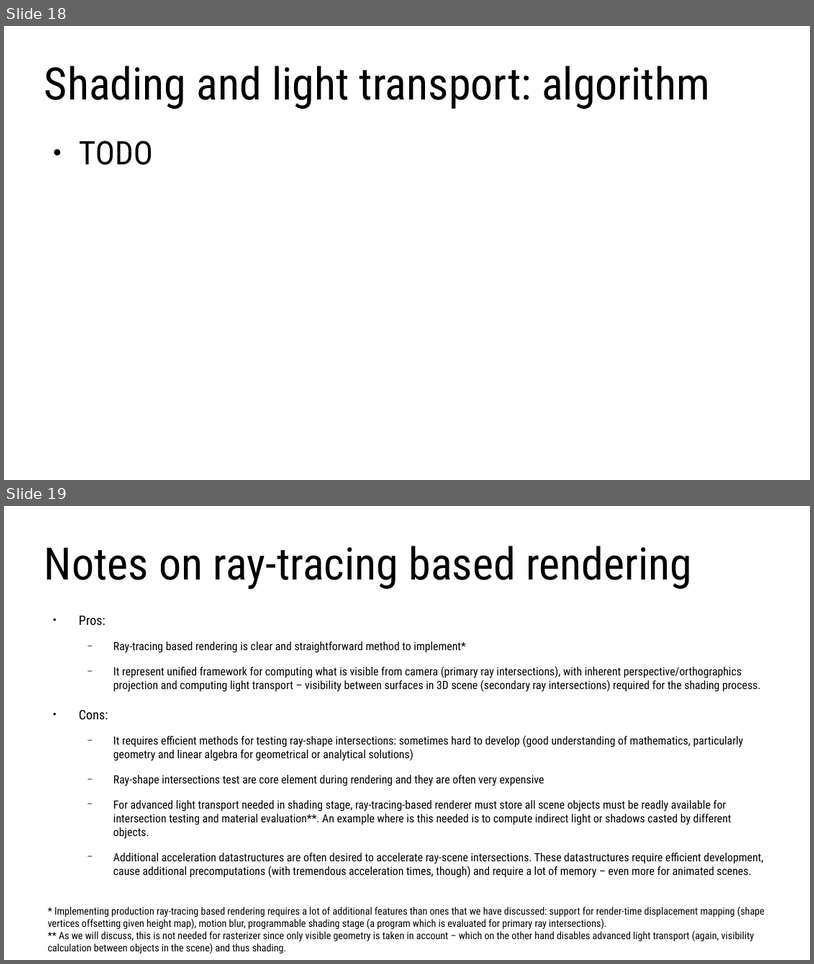
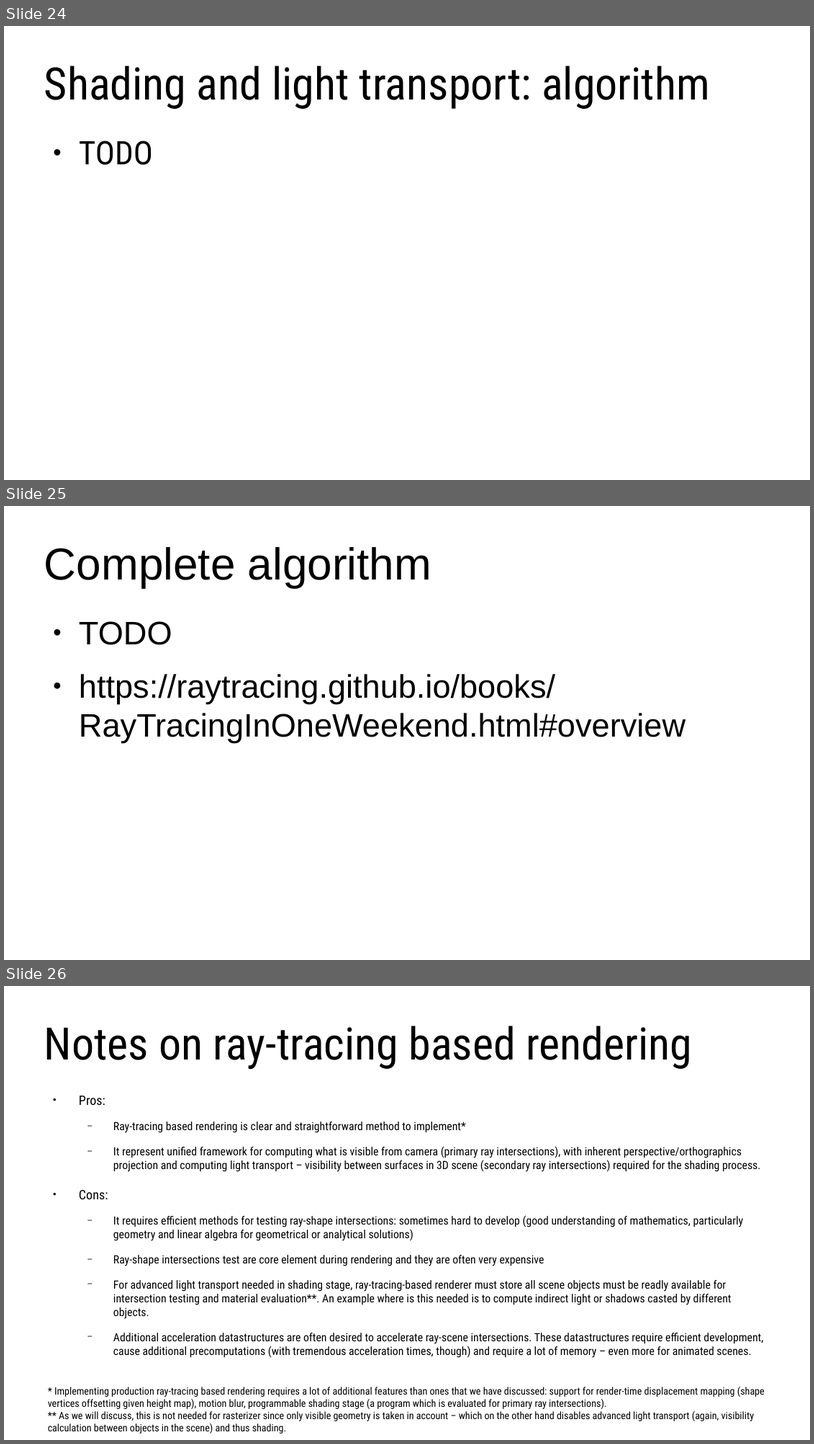
Before and after one commit to lorentzo/IntroductionToComputerGraphics, a slide deck: lectures/foundations_rendering/foundations_raytracing.odp. Shown one above the other, each under a label of ours: slides 18 and 19 before the commit, slides 24, 25 and 26 after it. The pictures are 814x964 and 814x1444 pixels, drawn with LibreOffice and Linux fonts; fonts in the diff are those of the drawing. Boxes give left, top, right and bottom in pixels: in the first picture for what was removed or moved away, otherwise in the second. Text is boxed around its words. In the diff, an @@ line names an element or a change of style, - is before the commit and + after.

```diff
--- a/lectures/foundations_rendering/foundations_raytracing.odp
+++ b/lectures/foundations_rendering/foundations_raytracing.odp
@@ slide 25 added at box(4, 506, 810, 960), background #FFFFFF @@
@@ title added at box(44, 547, 432, 587), 44 pt, text #000000 @@
+Complete algorithm
@@ text added at box(79, 621, 686, 743), 32 pt, text #000000 @@
+● TODO
+● https://raytracing.github.io/books/RayTracingInOneWeekend.html#overview
@@ what was slide 18 is now slide 24 @@
@@ what was slide 19 is now slide 26 @@
```
Also in this commit, not shown: 5 slides changed, 7 other slides added, 4 other files.
